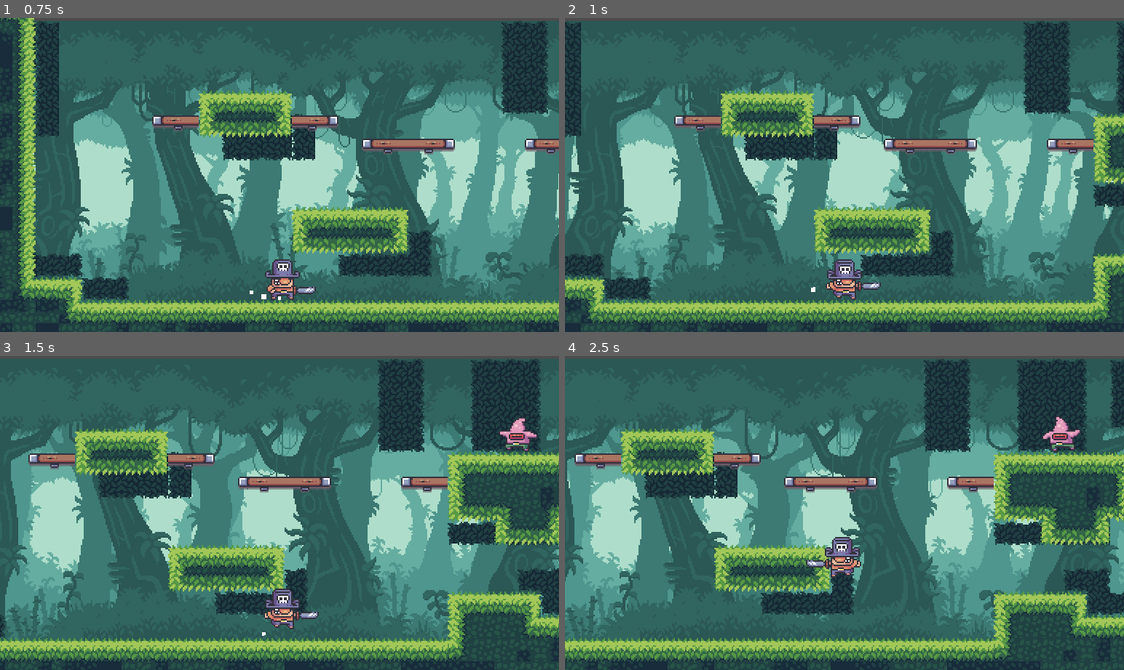
Above: before the commit, frames 1-4 (two rows, left to right).
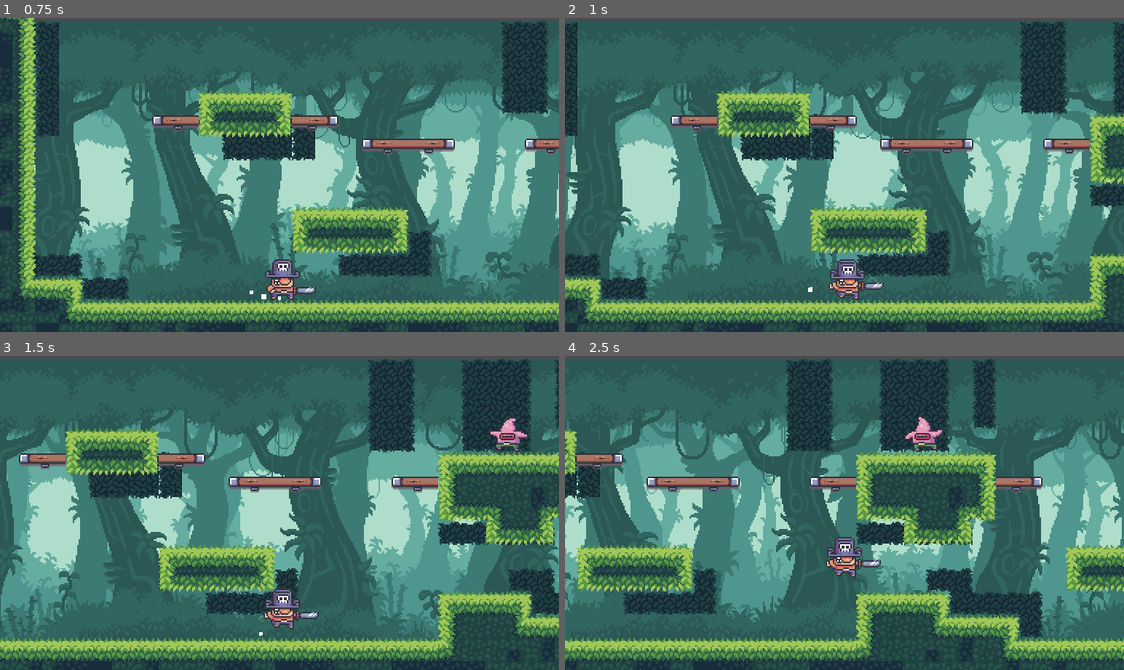
Above: after the commit, the same moments.

Repository: anderson-lopez/hunters-treasure
Game: Godot game, scene res://Assets/Terrain/Jungle/Level.tscn
Same seed, same stepped clock (60 frames per second), same inputs: the game is played once before the commit and once after it.
Inputs:
- Up to frame 1 (0.75 s): hold Right (ui_right) from 0.53 s (still down); tap X (Attack) at 0.6 s
- Up to frame 2 (1 s): keep holding Right (ui_right); tap Z (Jump) at 0.77, 0.8 s
- Up to frame 3 (1.5 s): keep holding Right (ui_right); tap Z (Jump) at 1.07, 1.35 s
- Up to frame 4 (2.5 s): tap Z (Jump) at 1.52, 1.82, 2.3 s; tap X (Attack) at 1.55, 2.1 s; release Right (ui_right) at 2.03 s; hold Left (ui_left) from 2.03 s (still down)

Frame 1 is identical in both runs. In frame 2, 17% of the frame differs, in the area x 0-100%, y 1-100%; in frame 3, 24%; in frame 4, 65%.

Commit message:
proceso de refactorizacion completado

Diff:
--- a/Assets/Player/Tscn/Player.gd
+++ b/Assets/Player/Tscn/Player.gd
@@ -21,7 +21,6 @@
 
 func _process(_delta):
 	motion_ctrl()
-	direction_ctrl()
 	jump_ctrl()
 	attack_ctrl()
 
@@ -40,8 +39,12 @@
 
 		if get_axis().x == 0:
 			playback.travel("Idle")
-		else:
+		elif get_axis().x == 1:
 			playback.travel("Run")
+			$Sprite.flip_h = false
+		elif get_axis().x == -1:
+			playback.travel("Run")
+			$Sprite.flip_h = true
 
 		match playback.get_current_node():
 			"Idle":
@@ -50,29 +53,19 @@
 			"Run":
 				$Particles.emitting = true
 
-		if get_axis().x == 1:
-			$Sprite.flip_h = false
-		elif get_axis().x == -1:
-			$Sprite.flip_h = true
+	match $Sprite.flip_h:
+		true:
+			$RayCast.scale.x = -1
+		false:
+			$RayCast.scale.x = 1
 
 	motion = move_and_slide(motion, FLOOR)
-
-#Control de Direccion
-func direction_ctrl():
-	match $Sprite.flip_h:
-		true:
-			$RayWall.cast_to.x = -CAST_WALL
-			$RayEnemy.cast_to.x = -CAST_ENEMY
-		false:
-			$RayWall.cast_to.x = CAST_WALL
-			$RayEnemy.cast_to.x = CAST_ENEMY
 
 # Control de Salto
 func jump_ctrl():
 	match is_on_floor():
 		true:
 			can_move = true
-			$RayWall.enabled = false
 
 			if Input.is_action_just_pressed("Jump"):
 				$Sounds/Jump.play()
@@ -80,31 +73,33 @@
 
 		false:
 			$Particles.emitting = false
-			$RayWall.enabled = true
 
 			if motion.y < 0:
 				playback.travel("Jump")
 			else:
 				playback.travel("Fall")
 
-			if $RayWall.is_colliding():
+			if $RayCast/RayWall.is_colliding():
 				can_move = false
 
-				var col = $RayWall.get_collider()
+				var body = $RayCast/RayWall.get_collider()
 
-				if col.is_in_group("Wall") and Input.is_action_just_pressed("Jump"):
-					$Sounds/Jump.play()
-					motion.y -= JUMP_HEIGHT
+				if body.is_in_group("Wall"):
+					if Input.is_action_just_pressed("Jump"):
+						$Sounds/Jump.play()
+						motion.y -= JUMP_HEIGHT
 
-					if $Sprite.flip_h:
-						motion.x += BOUNCING_JUMP
-						$Sprite.flip_h = false
-					else:
-						motion.x -= BOUNCING_JUMP
-						$Sprite.flip_h = true
+						if $Sprite.flip_h:
+							motion.x += BOUNCING_JUMP
+							$Sprite.flip_h = false
+						else:
+							motion.x -= BOUNCING_JUMP
+							$Sprite.flip_h = true
 
 # Control de Ataques
 func attack_ctrl():
+	var body = $RayCast/RayHit.get_collider()
+
 	if is_on_floor():
 		if get_axis().x == 0 and Input.is_action_just_pressed("Attack"):
 			match playback.get_current_node():
@@ -117,8 +112,12 @@
 				"Attack-2":
 					playback.travel("Attack-3")
 					$Sounds/Sword.play()
+
+			if $RayCast/RayHit.is_colliding():
+				if body.is_in_group("Enemy"):
+					body.damage_ctrl()
 	else:
-		if get_axis().y != 0 and Input.is_action_just_pressed("Attack"):
+		if Input.is_action_just_pressed("Attack"):
 			match playback.get_current_node():
 				"Jump":
 					playback.travel("Air-Attack-1")
@@ -134,13 +133,3 @@
 				"Air-Attack-1":
 					playback.travel("Air-Attack-2")
 					$Sounds/Sword.play()
-
-	if playback.get_current_node() == "Attack-1" or playback.get_current_node() == "Attack-2" or playback.get_current_node() == "Attack-3":
-		$RayEnemy.enabled = true
-	else:
-		$RayEnemy.enabled = false
-
-	var col = $RayEnemy.get_collider()
-
-	if $RayEnemy.is_colliding() and col.is_in_group("Enemy"):
-		col.queue_free()
--- a/Assets/Player/Tscn/Player.tscn
+++ b/Assets/Player/Tscn/Player.tscn
@@ -318,10 +318,14 @@
 [node name="Sword" type="AudioStreamPlayer" parent="Sounds"]
 stream = ExtResource( 33 )
 
-[node name="RayEnemy" type="RayCast2D" parent="."]
+[node name="RayCast" type="Position2D" parent="."]
+
+[node name="RayHit" type="RayCast2D" parent="RayCast"]
 position = Vector2( 0, 5 )
+enabled = true
 cast_to = Vector2( 22, 0 )
 
-[node name="RayWall" type="RayCast2D" parent="."]
+[node name="RayWall" type="RayCast2D" parent="RayCast"]
 position = Vector2( 0, -2 )
+enabled = true
 cast_to = Vector2( 10, 0 )
